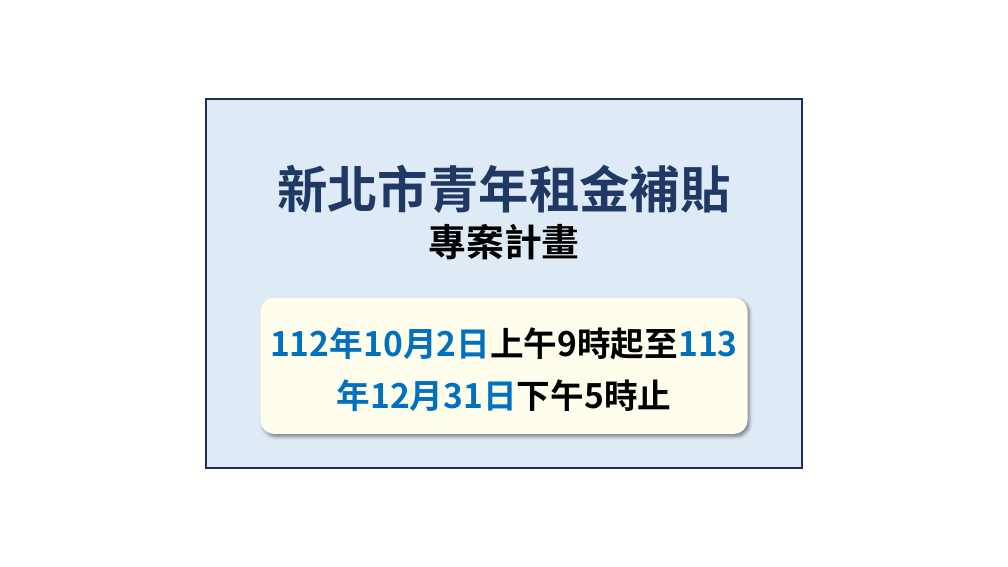
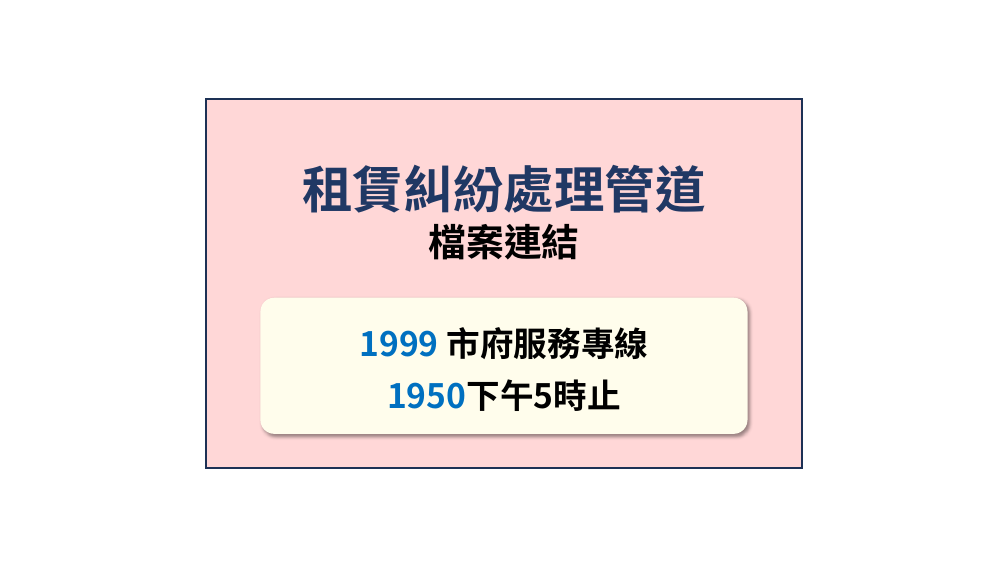
Before and after one commit to whitestorm2346/Renting-Service, a slide deck: slide 1 of 照片比例.pptx. Drawn at 1008x567 pixels with LibreOffice and Linux fonts; fonts in the diff are those of the drawing. Boxes give left, top, right and bottom in pixels: in the first picture for what was removed or moved away, otherwise in the second. Text is boxed around its words. In the diff, an @@ line names an element or a change of style, - is before the commit and + after.

```diff
--- a/照片比例.pptx
+++ b/照片比例.pptx
@@ rectangle at (206,99,802,468): fill #DEEBF7 to #FFD7D7 @@
@@ text at (302,165,705,260): text changed @@
-新北市青年租金補貼
-專案計畫
+租賃糾紛處理管道
+檔案連結
@@ text at (360,327,649,411): text changed; text colour #0070C0 to #000000 @@
-112年10月2日上午9時起至113年12月31日下午5時止
+1999 市府服務專線
+1950下午5時止
```
Also in this commit, not shown: 9 other files.
